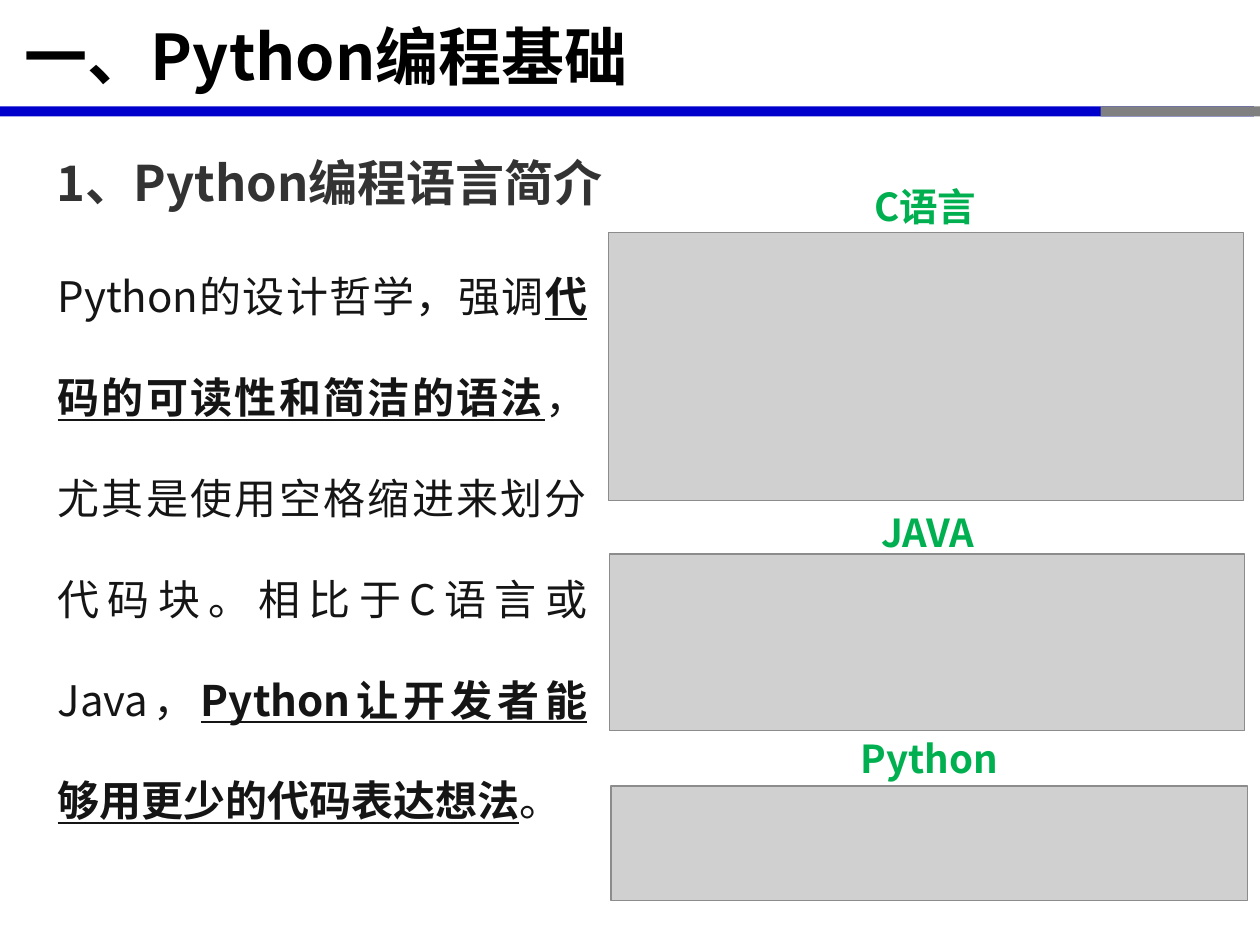
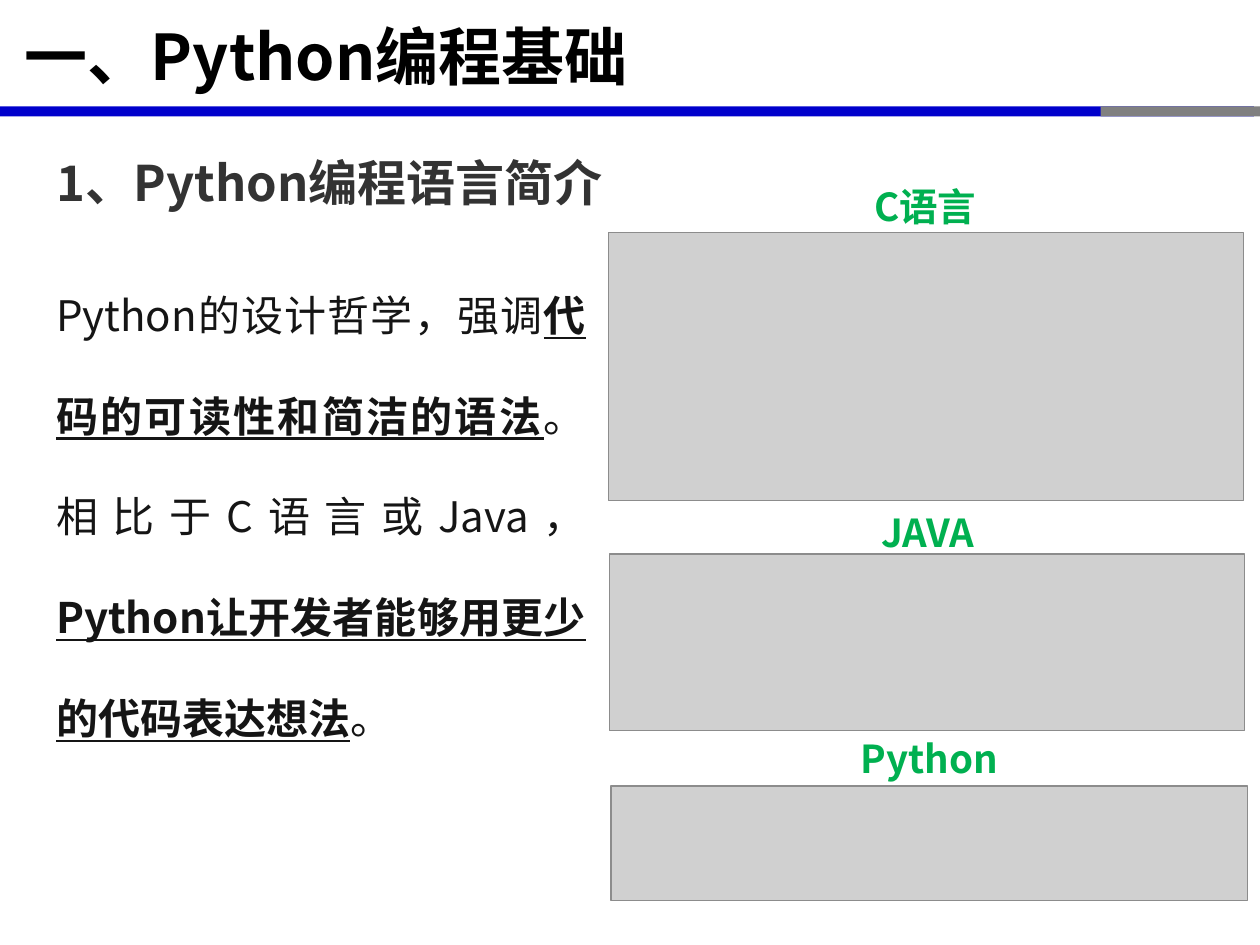
Before and after one commit to xinluo2018/open-source-gis-course, a slide deck: slide 5 of 第3章-开源GIS软件开发环境-6课时/第3章--开源GIS软件开发环境-Python编程基础-2学时.pptx. Drawn at 1260x945 pixels with LibreOffice and Linux fonts; fonts in the diff are those of the drawing; grey boxes stand for pictures. Boxes give left, top, right and bottom in pixels: in the first picture for what was removed or moved away, otherwise in the second. Text is boxed around its words. In the diff, an @@ line names an element or a change of style, - is before the commit and + after.

```diff
--- a/第3章-开源GIS软件开发环境-6课时/第3章--开源GIS软件开发环境-Python编程基础-2学时.pptx
+++ b/第3章-开源GIS软件开发环境-6课时/第3章--开源GIS软件开发环境-Python编程基础-2学时.pptx
@@ text at bbox=[56, 295, 586, 742]: text changed; bold on @@
-Python的设计哲学，强调代码的可读性和简洁的语法，尤其是使用空格缩进来划分代码块。相比于C语言或Java，Python让开发者能够用更少的代码表达想法。
+Python的设计哲学，强调代码的可读性和简洁的语法。相比于C语言或Java，Python让开发者能够用更少的代码表达想法。
```
Also in this commit, not shown: 5 other slides changed, 3 other files.
